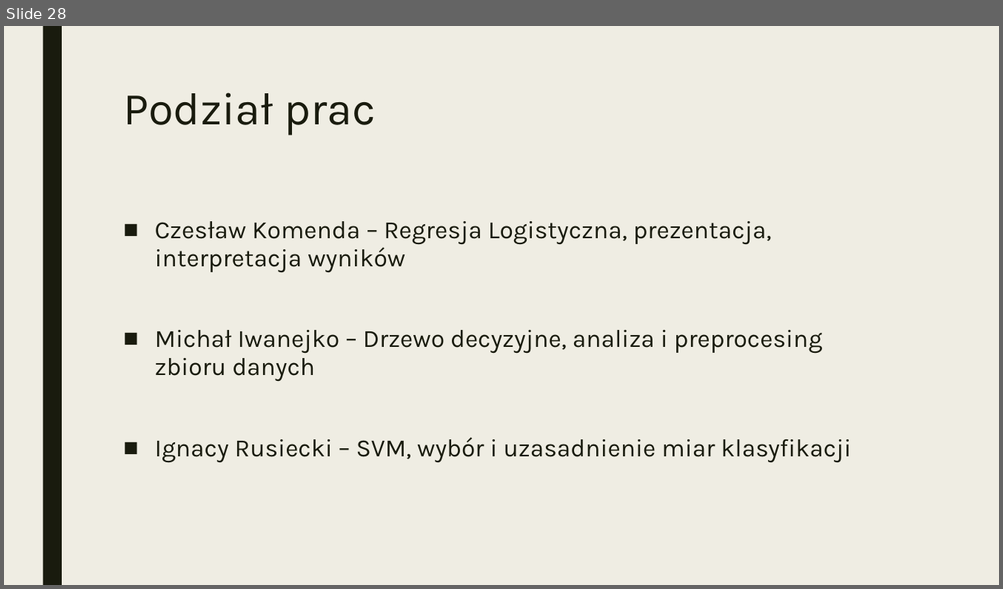
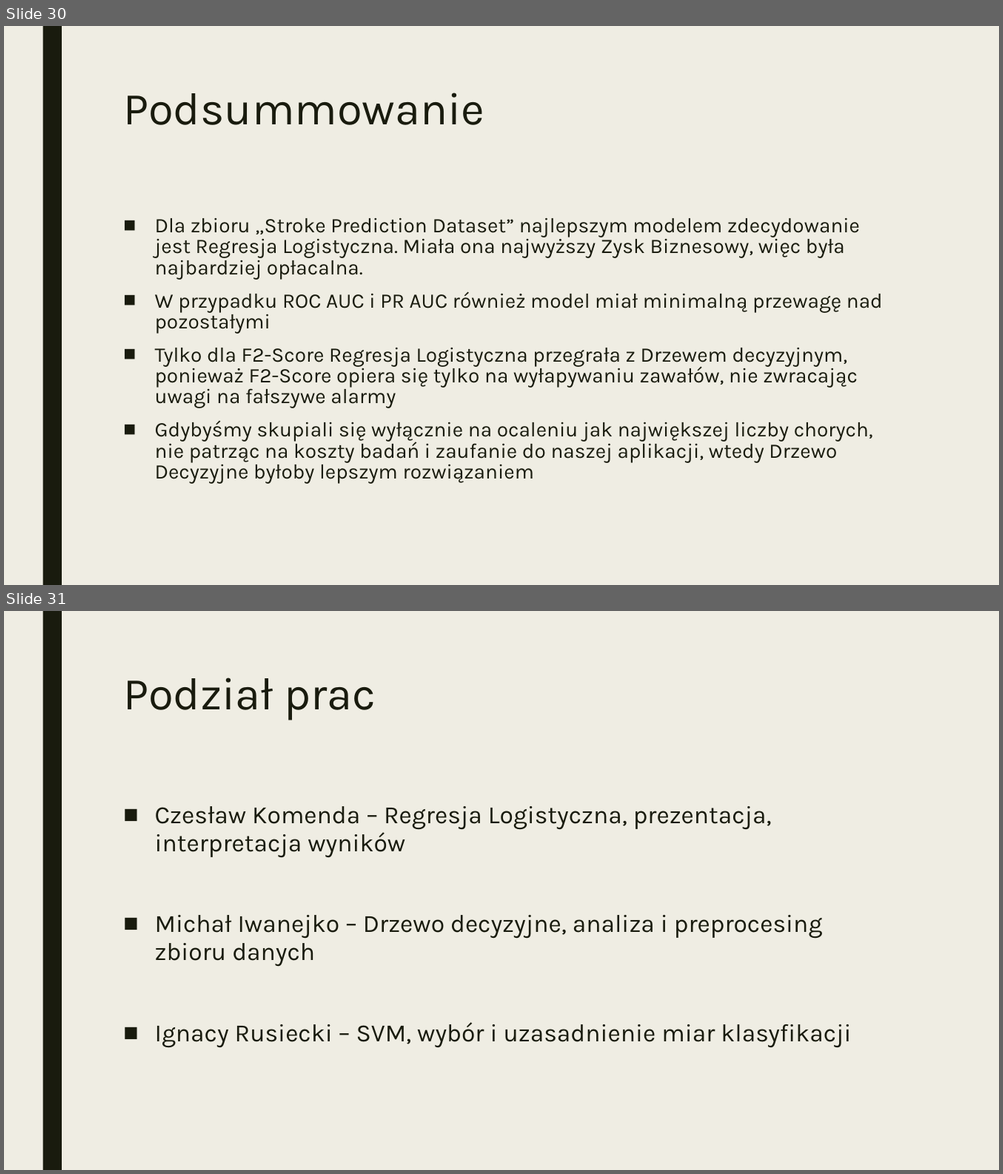
Before and after one commit to Zajecia-na-PWr-LR/lista-4-projekt-grupowy-2, a slide deck: Stroke.pptx. Shown one above the other, each under a label of ours: slide 28 before the commit, slides 30 and 31 after it. The pictures are 1003x589 and 1003x1174 pixels, drawn with LibreOffice and Linux fonts; fonts in the diff are those of the drawing. Boxes give left, top, right and bottom in pixels: in the first picture for what was removed or moved away, otherwise in the second. Text is boxed around its words. In the diff, an @@ line names an element or a change of style, - is before the commit and + after.

```diff
--- a/Stroke.pptx
+++ b/Stroke.pptx
@@ slide 30 added at (4, 26, 999, 585), background #EFEDE3; not listed: 1 template element that a slide beside it also shows @@
@@ title added at (123, 93, 484, 125), 44 pt, text #191B0E @@
+Podsummowanie
@@ text added at (155, 218, 882, 484), 20 pt, text #191B0E @@
+■ Dla zbioru „Stroke Prediction Dataset” najlepszym modelem zdecydowanie jest Regresja Logistyczna. Miała ona najwyższy Zysk Biznesowy, więc była najbardziej opłacalna.
+■ W przypadku ROC AUC i PR AUC również model miał minimalną przewagę nad pozostałymi
+■ Tylko dla F2-Score Regresja Logistyczna przegrała z Drzewem decyzyjnym, ponieważ F2-Score opiera się tylko na wyłapywaniu zawałów, nie zwracając uwagi na fałszywe alarmy
+■ Gdybyśmy skupiali się wyłącznie na ocaleniu jak największej liczby chorych, nie patrząc na koszty badań i zaufanie do naszej aplikacji, wtedy Drzewo Decyzyjne byłoby lepszym rozwiązaniem
@@ what was slide 28 is now slide 31 @@
```
Also in this commit, not shown: 1 slide changed, 2 other slides added.
